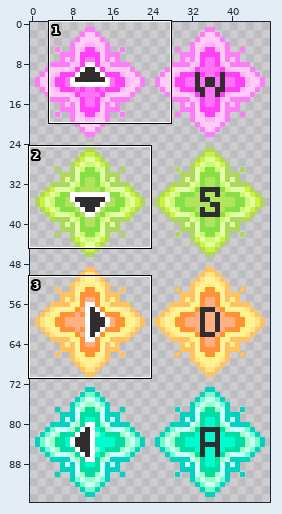
One commit to this sprite sheet: GeoWareMod/src/main/resources/assets/geowaremod/textures/games/keybind/keys.png. The picture above shows the old version from afar; the outline marks the close-up.
Close-up. The starting point:
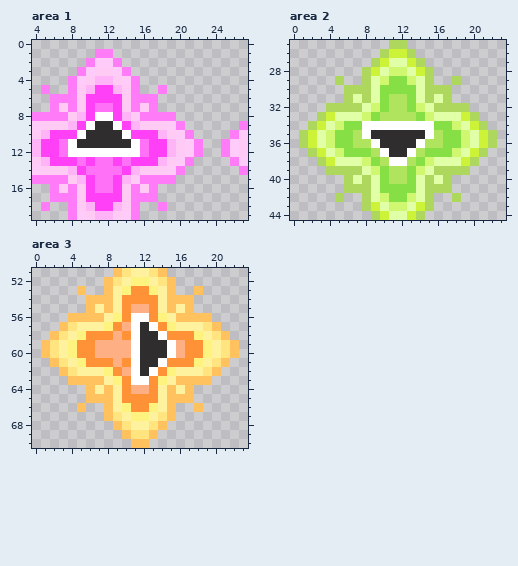
The file is 48x96 pixels. Colours within 5 levels of each other are drawn and written as one. Shown: area 1: x 4..27, y 0..19; area 2: x 0..23, y 25..44; area 3: x 0..23, y 51..70. The commit also changed other parts of the picture, which this record leaves out.
Now the later version:
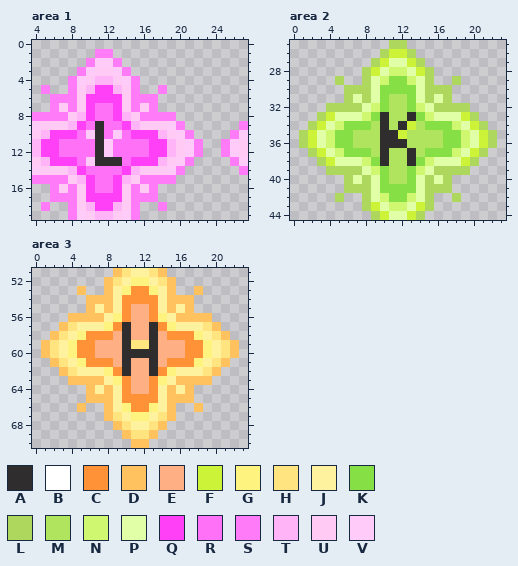
Palette (. is transparent): A #2f2d2e  B #ffffff  C #ff9137  D #ffc25e  E #ffaf84  F #ccf337  G #fff37f  H #ffe480  J #fff29e  K #87df46  L #aed85d  M #b1e45e  N #d0f770  P #e0ffa6  Q #ff40f7  R #ff72f8  S #ff7bf7  T #ffb4f8  U #ffcaf4  V #ffccfa
Edits made:
Area 1:
y 8: x 11..12 BB -> RR
y 9: x 10 B -> R; x 12..13 AB -> RR
y 10: x 9..10 BA -> RV; x 12..14 AAB -> RVR
y 11: x 8..10 BAA -> RRR; x 12..15 AAAB -> VRRR
y 12: x 8..15 BBBBBBBB -> RRRAVRRR
y 13: x 10..13 QRRQ -> VAAA
Area 2:
y 33: x 10 M -> A; x 13 M -> A
y 34: x 8..15 BBBBBBBB -> KMAMAFMK
y 35: x 8..9 BA -> MM; x 12..15 AAAB -> FMMM
y 36: x 9 B -> M; x 13..14 AB -> MM
y 37: x 10..13 BAAB -> AMMA
y 38: x 10..13 MBBM -> AMMA
Area 3:
y 56: x 11..12 BB -> EE
y 57: x 10..13 EBAB -> AEEA
y 58: x 10..12 CBA -> AEE; x 14 B -> E
y 59: x 10..12 EBA -> AHH; x 14..15 AB -> EE
y 60: x 10..11 EB -> AA; x 14..15 AB -> EE
y 61: x 10..12 CBA -> AEE; x 14 B -> E
y 62: x 10..13 EBAB -> AEEA
y 63: x 11..12 BB -> EE
Changed places in both close-ups, as pixel boxes (x1, y1, x2, y2):
changed: (68, 112, 140, 166)
changed: (362, 112, 434, 166)
changed: (122, 313, 176, 385)
